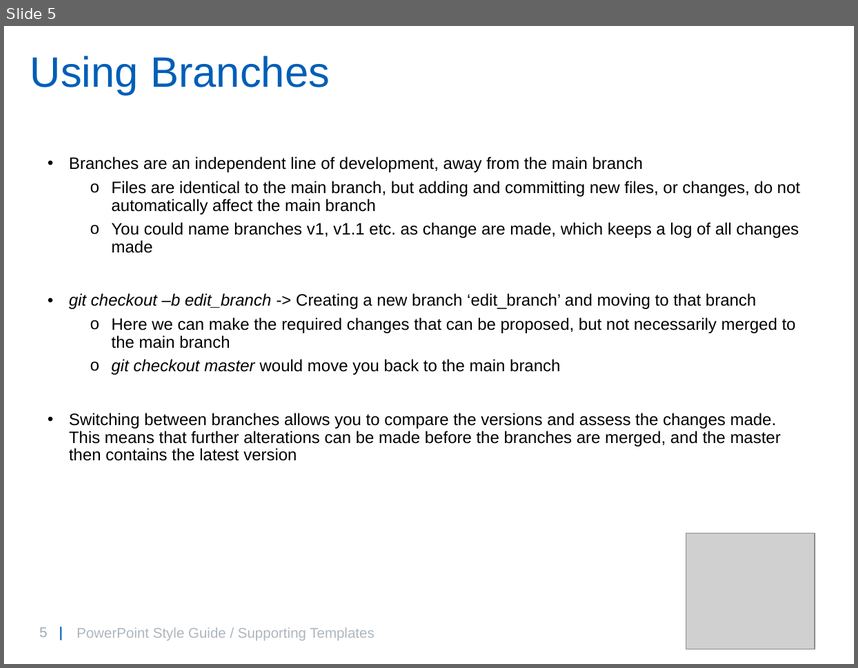
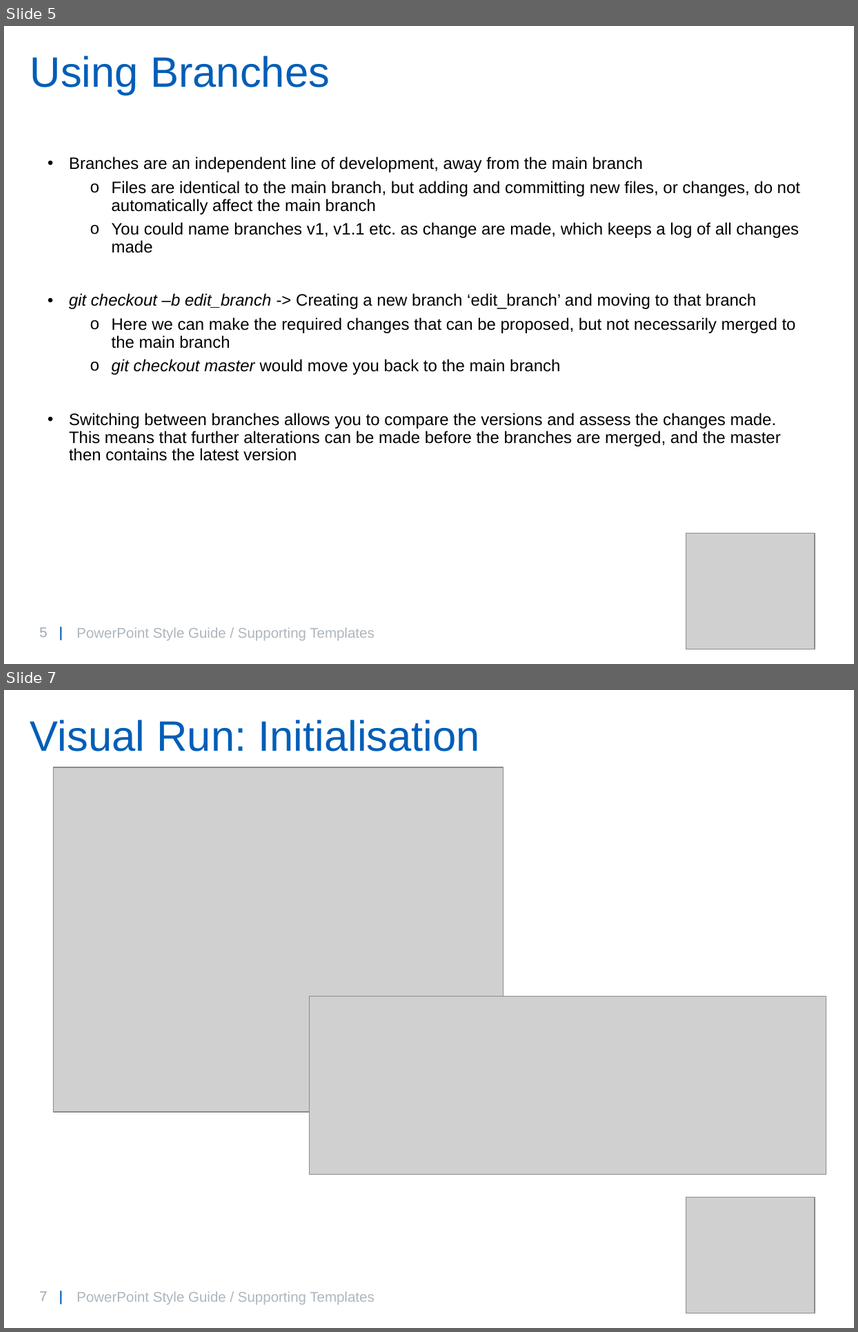
Before and after one commit to willbrooks2/Git_Introduction, a slide deck: GitIntro.pptx. Shown one above the other, each under a label of ours: slide 5 before the commit, slides 5 and 7 after it; the slides between them are not shown. The pictures are 858x668 and 858x1332 pixels, drawn with LibreOffice and Linux fonts; fonts in the diff are those of the drawing; grey boxes stand for pictures; background and template pictures are left out. Boxes give left, top, right and bottom in pixels: in the first picture for what was removed or moved away, otherwise in the second. Text is boxed around its words. In the diff, an @@ line names an element or a change of style, - is before the commit and + after.

```diff
--- a/GitIntro.pptx
+++ b/GitIntro.pptx
@@ slide 7 added at [4,690,854,1328], background #FFFFFF; not listed: 2 template elements that a slide beside it also shows @@
@@ title added at [30,720,480,751], 36 pt, text #005EB8 @@
+Visual Run: Initialisation
@@ picture added at [53,767,503,1112] @@
@@ picture added at [309,996,826,1174] @@
@@ picture added at [686,1196,815,1313] @@
@@ text added at [76,1291,374,1304], 12 pt, text #ADB6BE @@
+PowerPoint Style Guide / Supporting Templates
```
Also in this commit, not shown: 2 slides changed, 4 other slides added.
